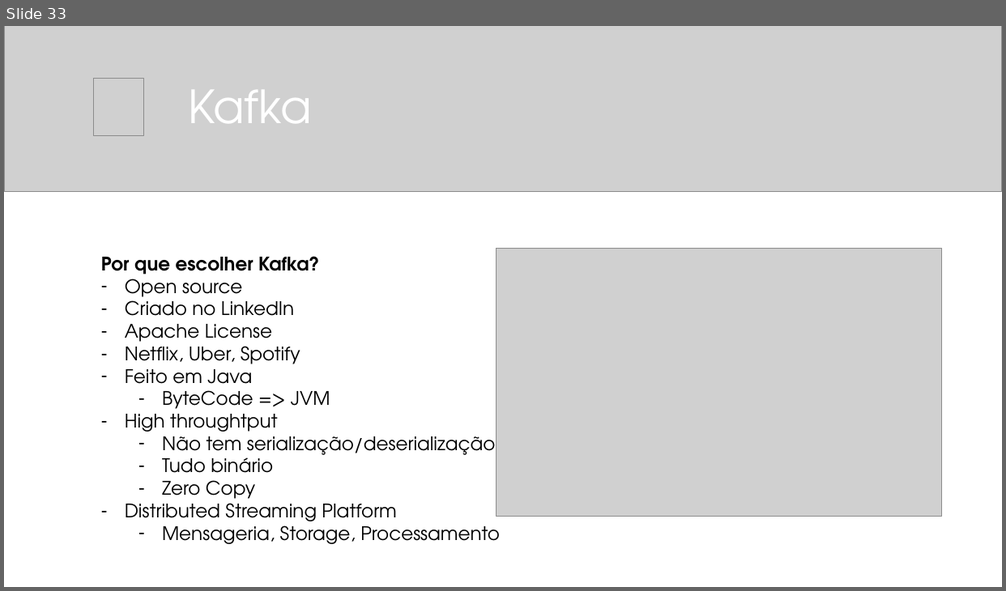
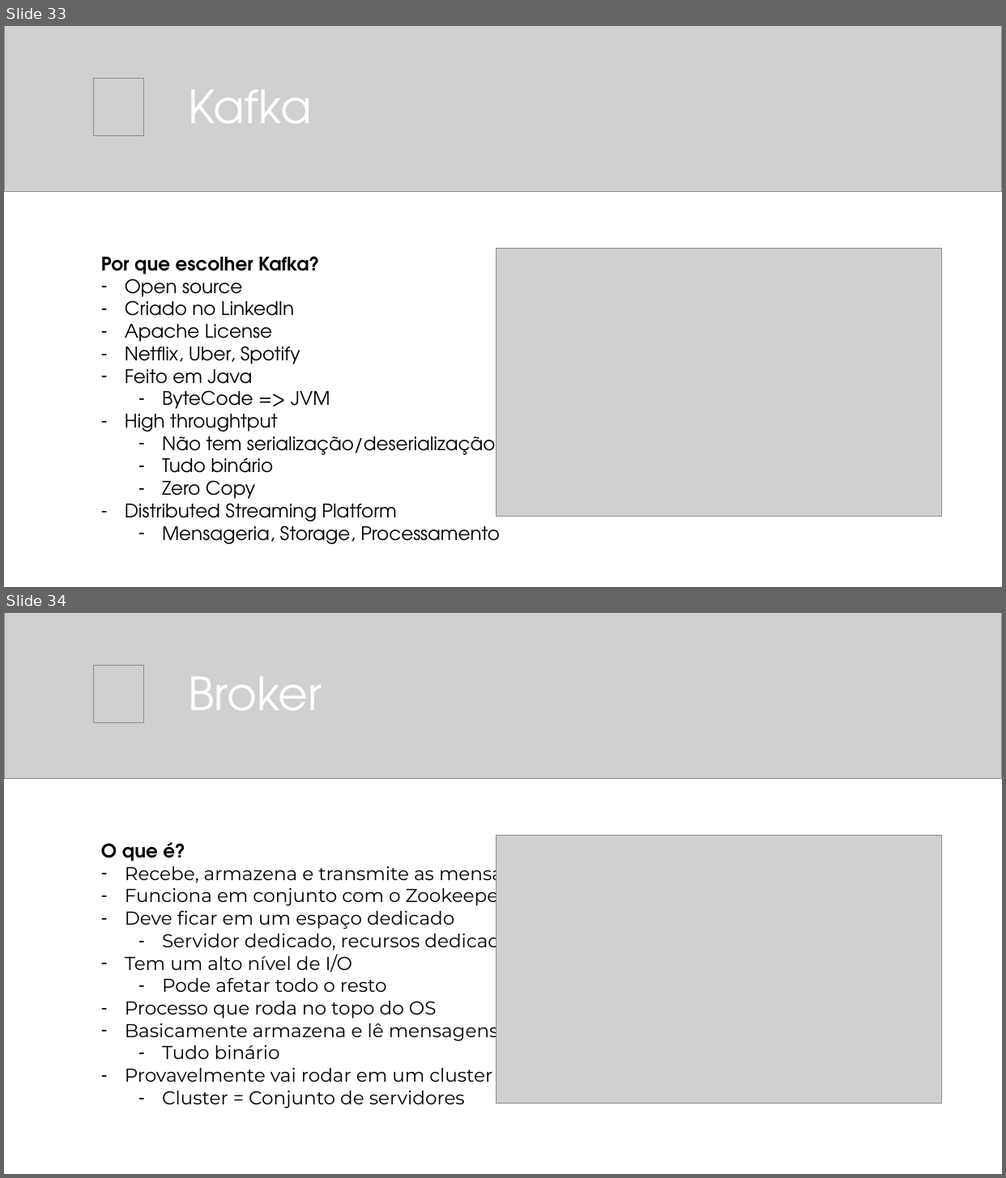
Before and after one commit to balta-io/2810, a slide deck: 2021-08-25_event-driven-architecture.pptx. Shown one above the other, each under a label of ours: slide 33 before the commit, slides 33 and 34 after it. The pictures are 1006x591 and 1006x1178 pixels, drawn with LibreOffice and Linux fonts; fonts in the diff are those of the drawing; grey boxes stand for pictures. Boxes give left, top, right and bottom in pixels: in the first picture for what was removed or moved away, otherwise in the second. Text is boxed around its words. In the diff, an @@ line names an element or a change of style, - is before the commit and + after.

```diff
--- a/2021-08-25_event-driven-architecture.pptx
+++ b/2021-08-25_event-driven-architecture.pptx
@@ slide 34 added at bbox=[4, 613, 1002, 1174], background #FFFFFF @@
@@ picture added at bbox=[4, 613, 1002, 778] @@
@@ picture added at bbox=[94, 666, 144, 723] @@
@@ title added at bbox=[188, 677, 322, 710], 44 pt, text #FFFFFF @@
+Broker
@@ text added at bbox=[101, 842, 549, 1109], 18 pt, text #000000 @@
+O que é?
+– Recebe, armazena e transmite as mensagens
+– Funciona em conjunto com o Zookeeper
+– Deve ficar em um espaço dedicado
+  – Servidor dedicado, recursos dedicados
+– Tem um alto nível de I/O
+  – Pode afetar todo o resto
+– Processo que roda no topo do OS
+– Basicamente armazena e lê mensagens
+  – Tudo binário
+– Provavelmente vai rodar em um cluster
+  – Cluster = Conjunto de servidores
@@ picture added at bbox=[496, 835, 942, 1103] @@
```
Also in this commit, not shown: 2 other slides added, 1 slide removed.
